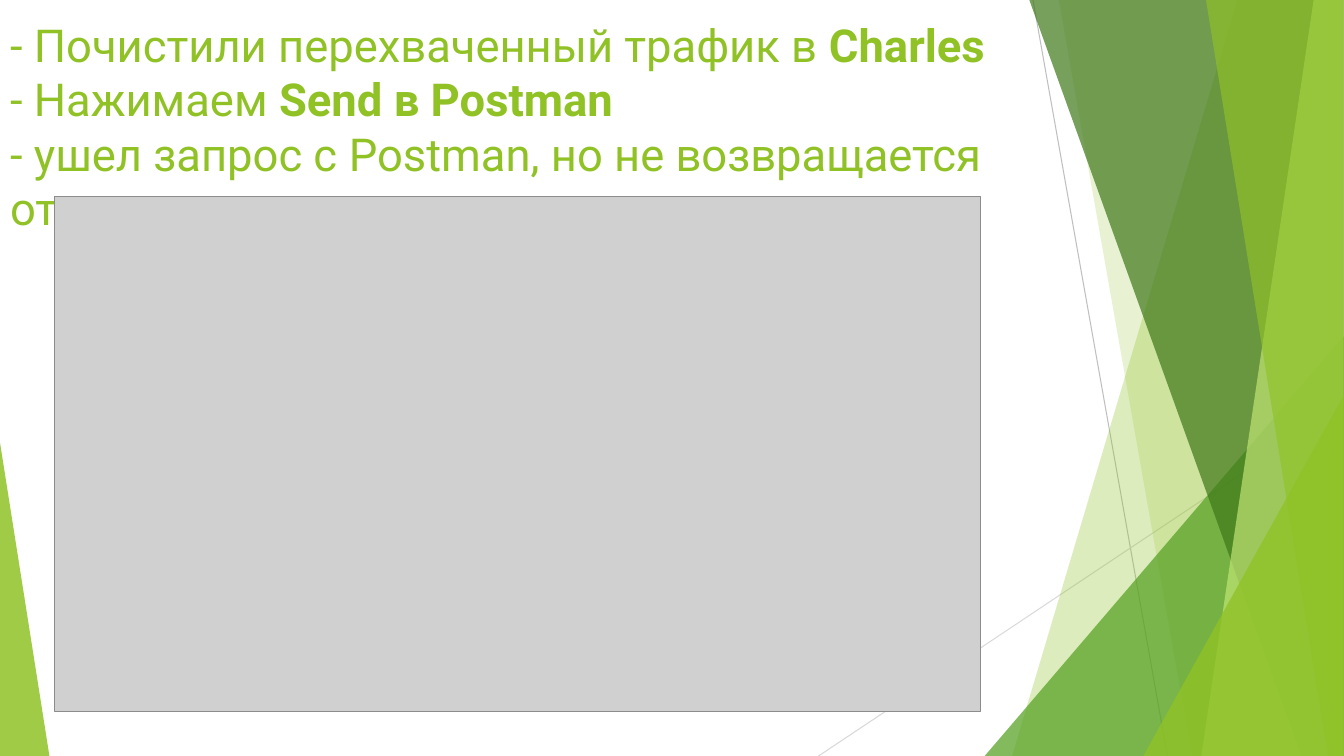
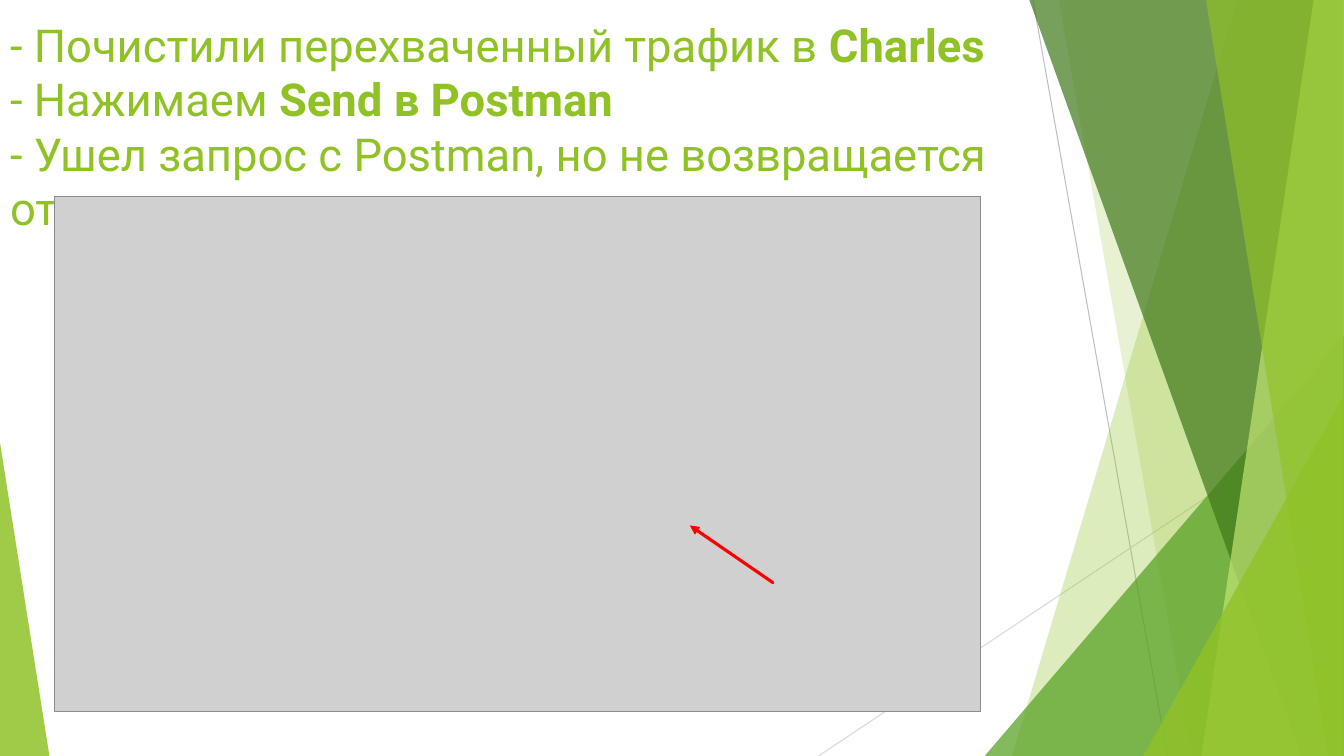
Before and after one commit to IrKoshel/Charles_Fiddler, a slide deck: slide 13 of My_Task_2_Charles_Breakepoint_Settings.pptx. Drawn at 1344x756 pixels with LibreOffice and Linux fonts; fonts in the diff are those of the drawing; grey boxes stand for pictures. Boxes give left, top, right and bottom in pixels: in the first picture for what was removed or moved away, otherwise in the second. Text is boxed around its words. In the diff, an @@ line names an element or a change of style, - is before the commit and + after.

```diff
--- a/My_Task_2_Charles_Breakepoint_Settings.pptx
+++ b/My_Task_2_Charles_Breakepoint_Settings.pptx
@@ title at box(10, 28, 985, 236): text changed @@
-- Почистили перехваченный трафик в Charles
-- Нажимаем Send в Postman
-- ушел запрос с Postman, но не возвращается ответ
+- Почистили перехваченный трафик в Charles
+- Нажимаем Send в Postman
+- Ушел запрос с Postman, но не возвращается ответ
@@ arrow added from (773, 583) to (690, 525), #FF0000 2.25 pt @@
```
Also in this commit, not shown: 22 other slides changed, 5 other files.
